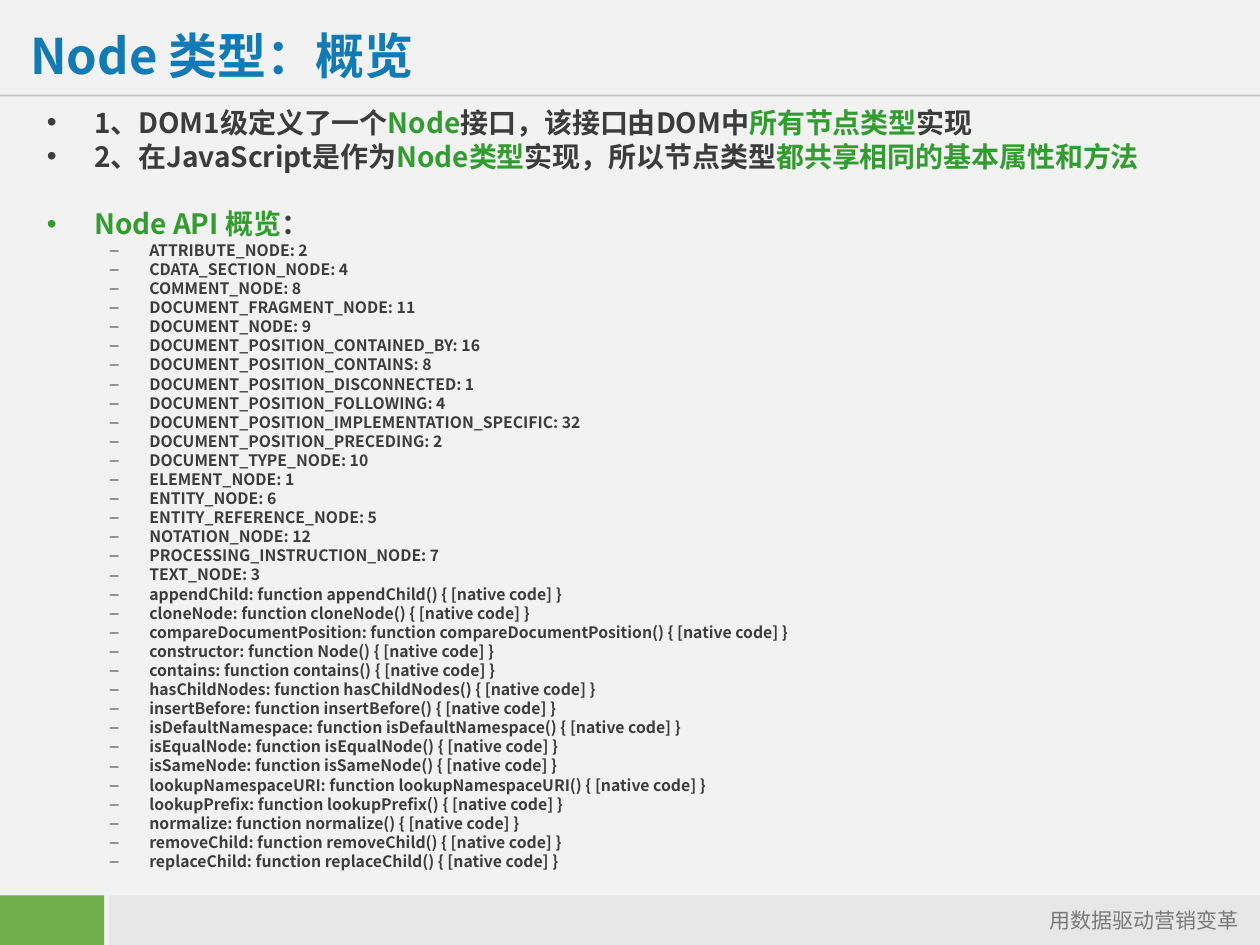
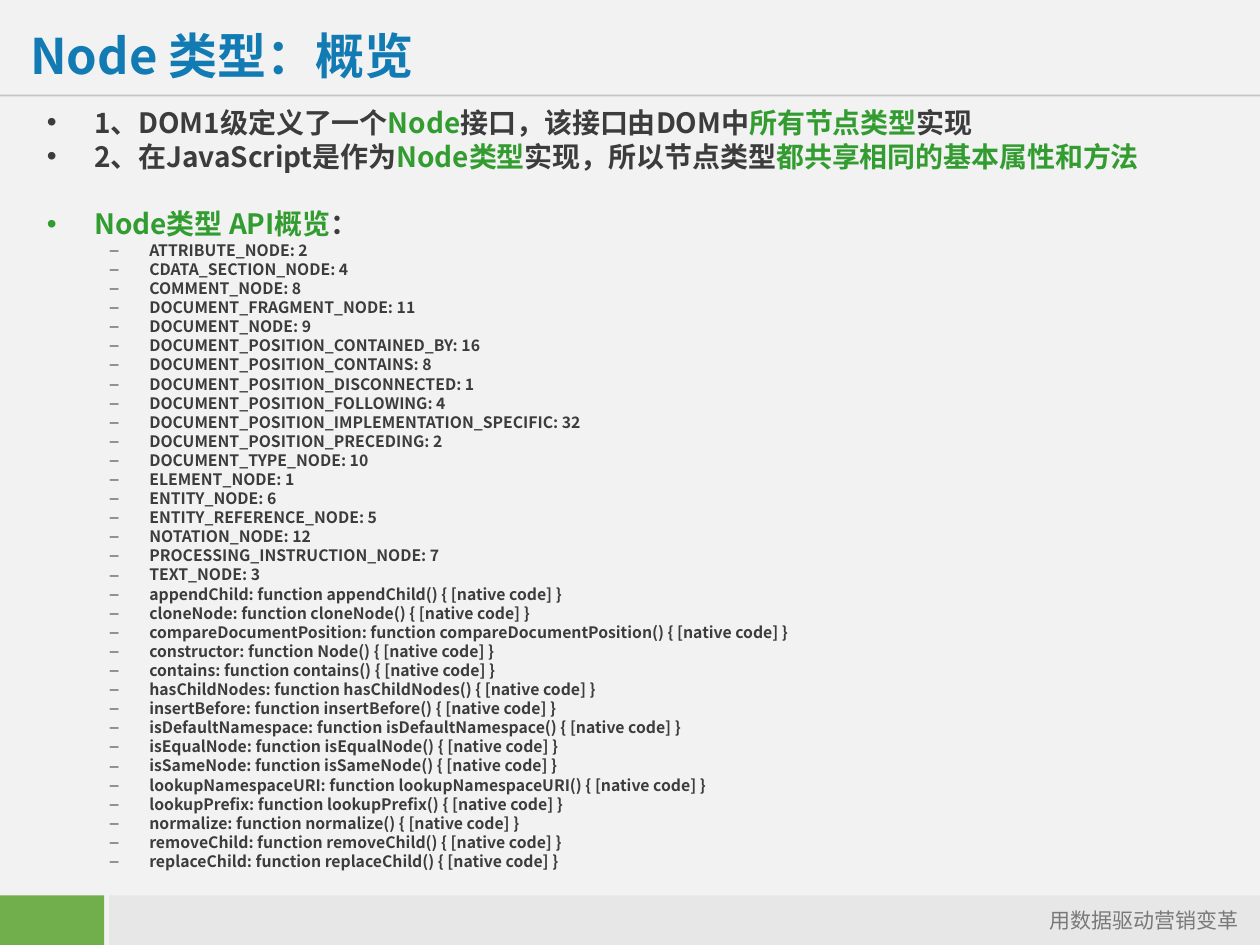
Before and after one commit to starzou/dom-edge, a slide deck: slide 2 of doc/DOM及其应用-DOM-API详解.ppt. Drawn at 1260x945 pixels with LibreOffice and Linux fonts; fonts in the diff are those of the drawing; background and template pictures are left out. Boxes give left, top, right and bottom in pixels: in the first picture for what was removed or moved away, otherwise in the second. Text is boxed around its words. In the diff, an @@ line names an element or a change of style, - is before the commit and + after.

```diff
--- a/doc/DOM及其应用-DOM-API详解.ppt
+++ b/doc/DOM及其应用-DOM-API详解.ppt
@@ text at [94,210,359,237]: text changed @@
-• Node API 概览：
+• Node类型 API概览：
```
Also in this commit, not shown: 1 other slide changed, 1 slide added, 1 other file.
